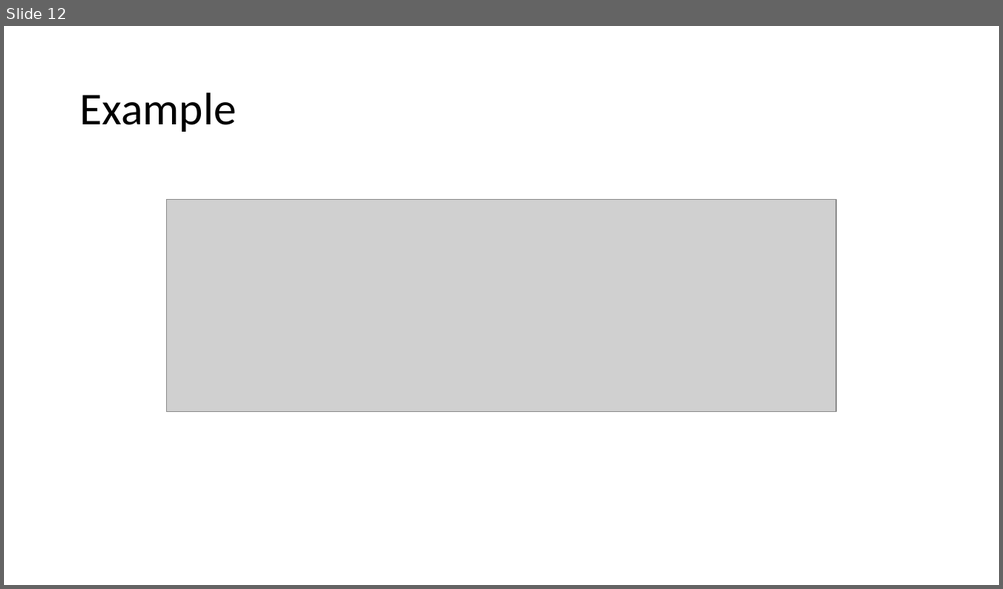
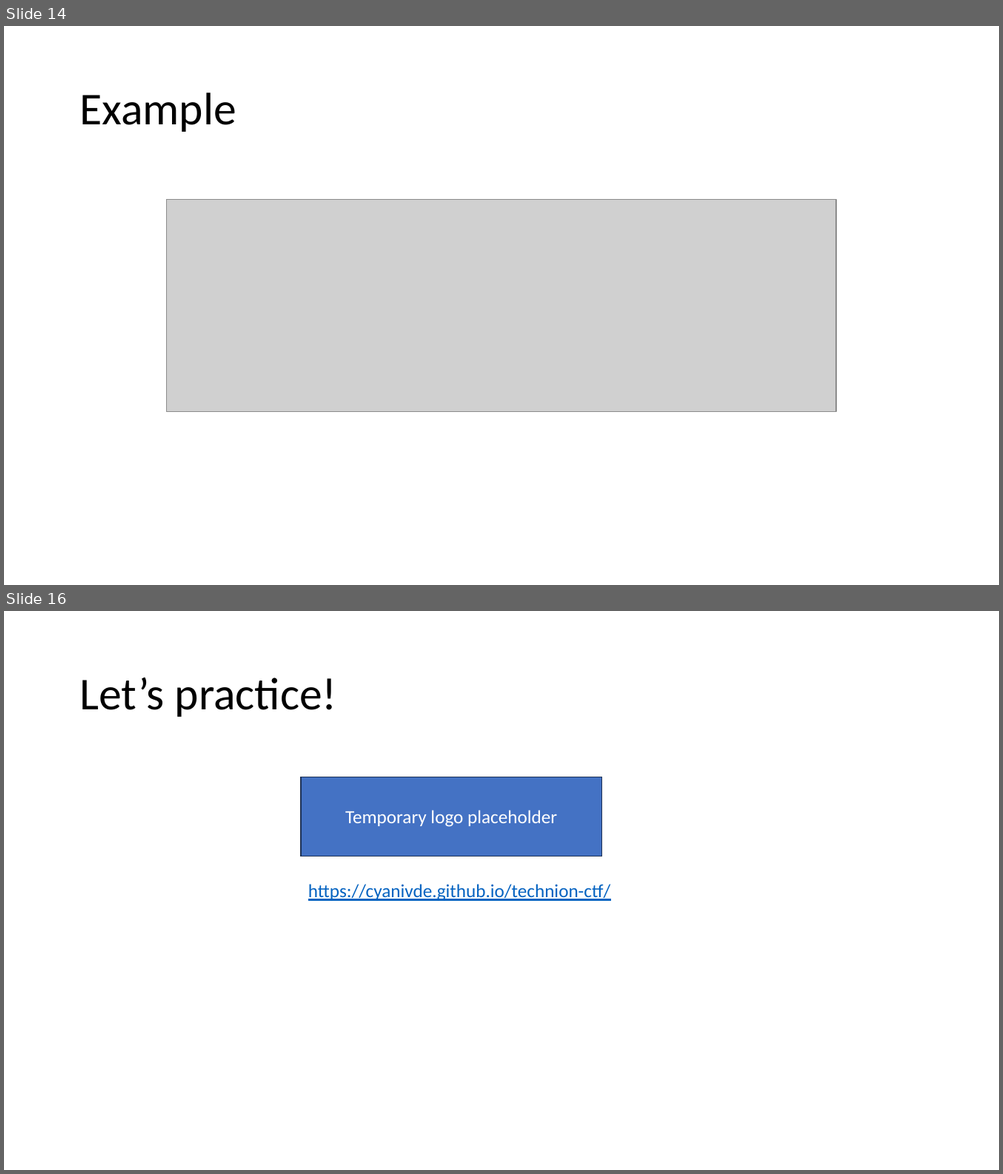
Before and after one commit to Cyanivde/technion-ctf, a slide deck: files/basics.pptx. Shown one above the other, each under a label of ours: slide 12 before the commit, slides 14 and 16 after it; the slides between them are not shown. The pictures are 1003x589 and 1003x1174 pixels, drawn with LibreOffice and Linux fonts; fonts in the diff are those of the drawing; grey boxes stand for pictures. Boxes give left, top, right and bottom in pixels: in the first picture for what was removed or moved away, otherwise in the second. Text is boxed around its words. In the diff, an @@ line names an element or a change of style, - is before the commit and + after.

```diff
--- a/files/basics.pptx
+++ b/files/basics.pptx
@@ slide 16 added at box(4, 611, 999, 1170), background #FFFFFF @@
@@ title added at box(79, 678, 337, 717), 44 pt, text #000000 @@
+Let’s practice!
@@ rectangle added at box(301, 777, 602, 857), fill #4472C4, outline #1E3256 1 pt, 18 pt, text #FFFFFF @@
+Temporary logo placeholder
@@ text added at box(308, 884, 610, 901), 18 pt, text #0563C1, underline @@
+https://cyanivde.github.io/technion-ctf/
@@ what was slide 12 is now slide 14 @@
```
Also in this commit, not shown: 9 slides changed, 2 other slides added.
